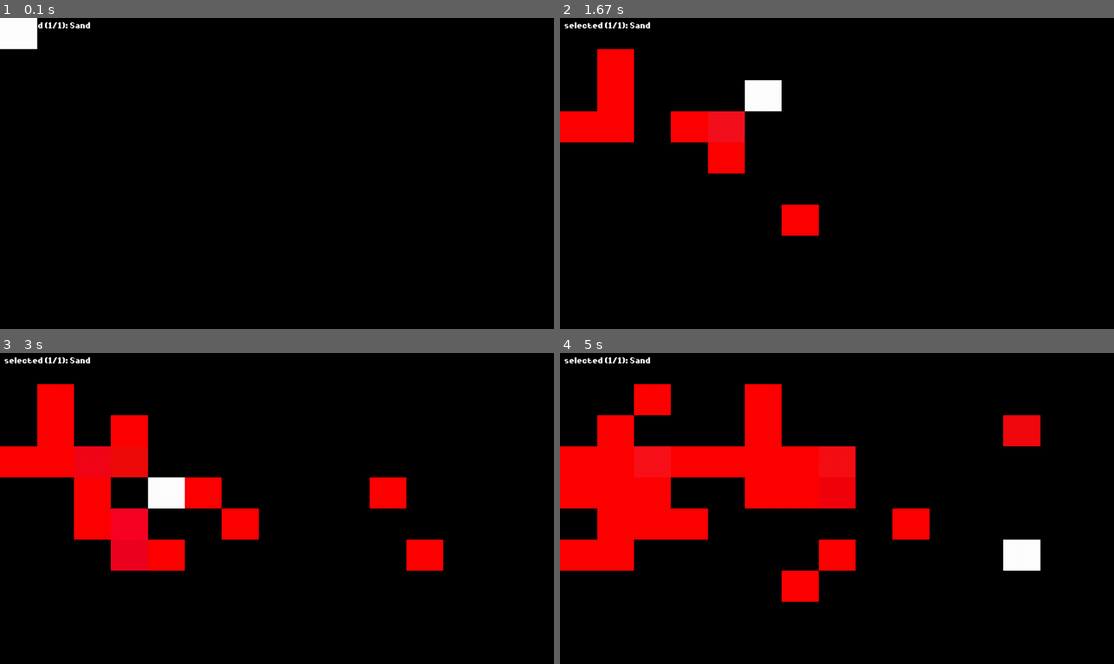
Above: before the commit, frames 1-4 (two rows, left to right).
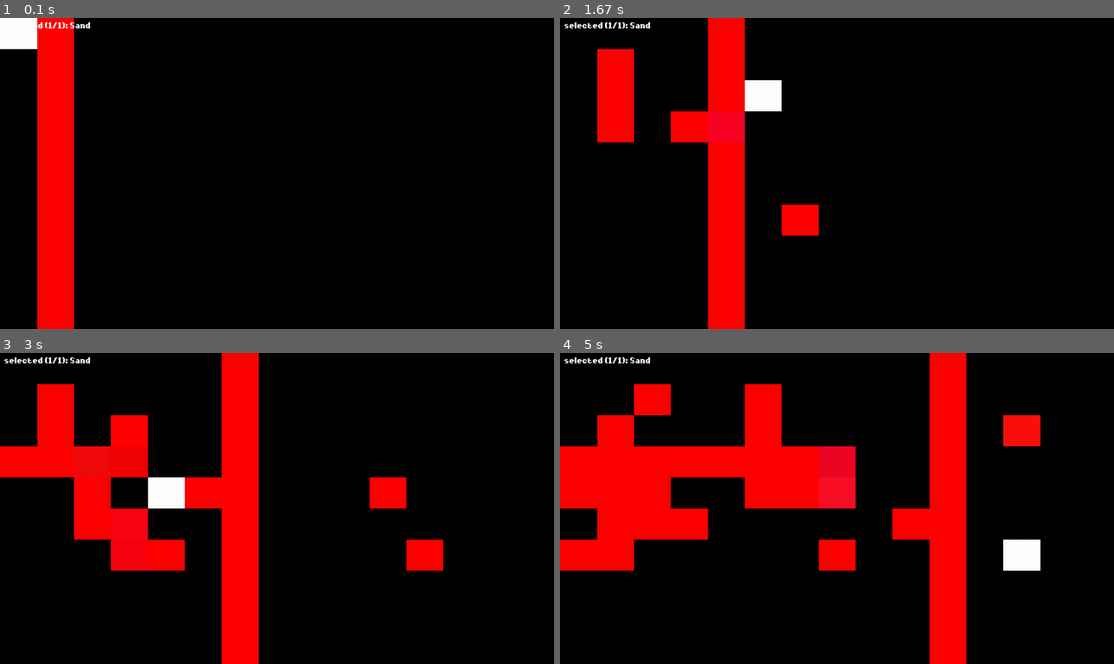
Above: after the commit, the same moments.

Repository: Neptun332/pixel-pygame
Game: pygame game, started from pythonProject3/main.py
Two runs of this game, one before a commit and one after it. Both use one fixed random seed, a clock stepped at 60 frames per second and the inputs below.
Inputs (mouse positions are in pixels of both pictures, inside the frame that each line leads up to):
- Up to frame 1 (0.1 s): no input
- Up to frame 2 (1.67 s): right-click (665, 126) at 0.38 s; press the mouse at (665, 126) at 0.7 s; move the mouse to (676, 92) at 0.8 s; release the mouse at (692, 58) at 0.93 s; press the mouse at (665, 126) at 1.03 s; move the mouse to (753, 167) at 1.13 s; release the mouse at (842, 204) at 1.27 s; press the mouse at (665, 126) at 1.37 s; move the mouse to (709, 117) at 1.47 s; release the mouse at (759, 108) at 1.6 s
- Up to frame 3 (3 s): press the mouse at (105, 461) at 1.7 s; move the mouse to (277, 480) at 1.8 s; release the mouse at (448, 502) at 1.93 s; press the mouse at (105, 461) at 2.03 s; move the mouse to (288, 514) at 2.13 s; release the mouse at (470, 570) at 2.27 s; press the mouse at (105, 461) at 2.37 s; move the mouse to (127, 511) at 2.47 s; release the mouse at (144, 561) at 2.6 s; press the mouse at (105, 461) at 2.7 s; move the mouse to (127, 471) at 2.8 s; release the mouse at (155, 483) at 2.93 s
- Up to frame 4 (5 s): press the mouse at (665, 461) at 3.03 s; move the mouse to (709, 433) at 3.13 s; release the mouse at (748, 405) at 3.27 s; press the mouse at (665, 461) at 3.37 s; move the mouse to (764, 527) at 3.47 s; release the mouse at (870, 595) at 3.6 s; press the mouse at (665, 461) at 3.7 s; move the mouse to (831, 496) at 3.8 s; release the mouse at (997, 533) at 3.93 s; press the mouse at (665, 461) at 4.03 s; move the mouse to (770, 461) at 4.13 s; release the mouse at (875, 458) at 4.27 s; press the mouse at (665, 461) at 4.37 s; move the mouse to (837, 449) at 4.47 s; release the mouse at (1014, 436) at 4.6 s; press the mouse at (665, 461) at 4.7 s; move the mouse to (853, 502) at 4.8 s; release the mouse at (1036, 545) at 4.93 s

The runs differ from the first frame. In frame 1, 6.7% of the frame differs, in the area x 6-14%, y 0-100%; in frame 2, 6.1%; in frame 3, 6.1%; in frame 4, 8.1%, in the area x 40-74%, y 0-100%.

Commit message:
added stepping on

Diff:
--- a/pythonProject3/main.py
+++ b/pythonProject3/main.py
@@ -7,7 +7,7 @@
 
 from Directions import Directions
 from World import World
-from tiles import TILES
+from tiles import TILES, LeftRightTile
 
 """
 All PyGame stuff is here (rendering & inputs)
@@ -98,9 +98,22 @@
     mouse_y = clamp(int((mouse_pos[1] / window_size[1]) * world.height), 0, world.height - 1)
     return mouse_x, mouse_y
 
+def generate_map(world):
+    world.add_tile(LeftRightTile, 0, 0)
+    world.add_tile(LeftRightTile, 0, 1)
+    world.add_tile(LeftRightTile, 0, 2)
+    world.add_tile(LeftRightTile, 0, 3)
+    world.add_tile(LeftRightTile, 0, 4)
+    world.add_tile(LeftRightTile, 0, 5)
+    world.add_tile(LeftRightTile, 0, 6)
+    world.add_tile(LeftRightTile, 0, 7)
+    world.add_tile(LeftRightTile, 0, 8)
+    world.add_tile(LeftRightTile, 0, 9)
 
 def main():
     world = World(15, 10)
+    generate_map(world)
+
     selected_tile: int = 0
     pause: bool = False
     tiles_info: bool = False
@@ -137,6 +150,10 @@
                     world = World(15, 10)
         if pygame.mouse.get_pressed()[0]:
             world.add_tile(TILES[selected_tile], mouse_position[0], mouse_position[1])
+        if pygame.mouse.get_pressed()[2]:
+            tile = world.get_tile_at_position(mouse_position[0], mouse_position[1])
+            if tile:
+                tile.step_on()
 
 
         # update physics
--- a/pythonProject3/tiles/LeftRightTile.py
+++ b/pythonProject3/tiles/LeftRightTile.py
@@ -35,3 +35,6 @@
         temp = self.current_direction
         self.current_direction = self.next_direction
         self.next_direction = temp
+
+    def step_on(self):
+        print("GameOver")
--- a/pythonProject3/tiles/TIle.py
+++ b/pythonProject3/tiles/TIle.py
@@ -12,3 +12,7 @@
         self.color = color
         self.x = x
         self.y = y
+
+    @abstractmethod
+    def step_on(self):
+        pass
